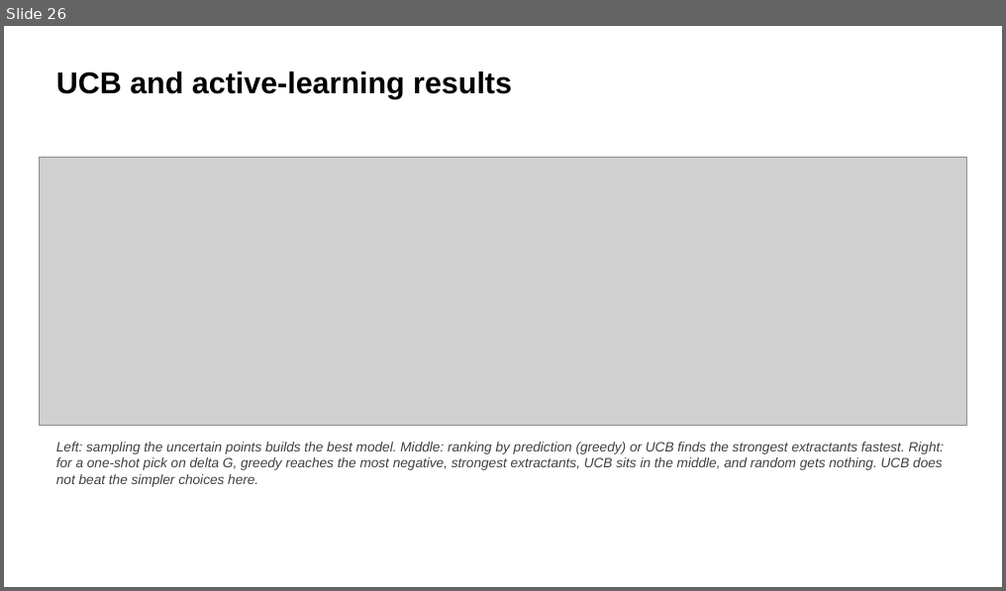
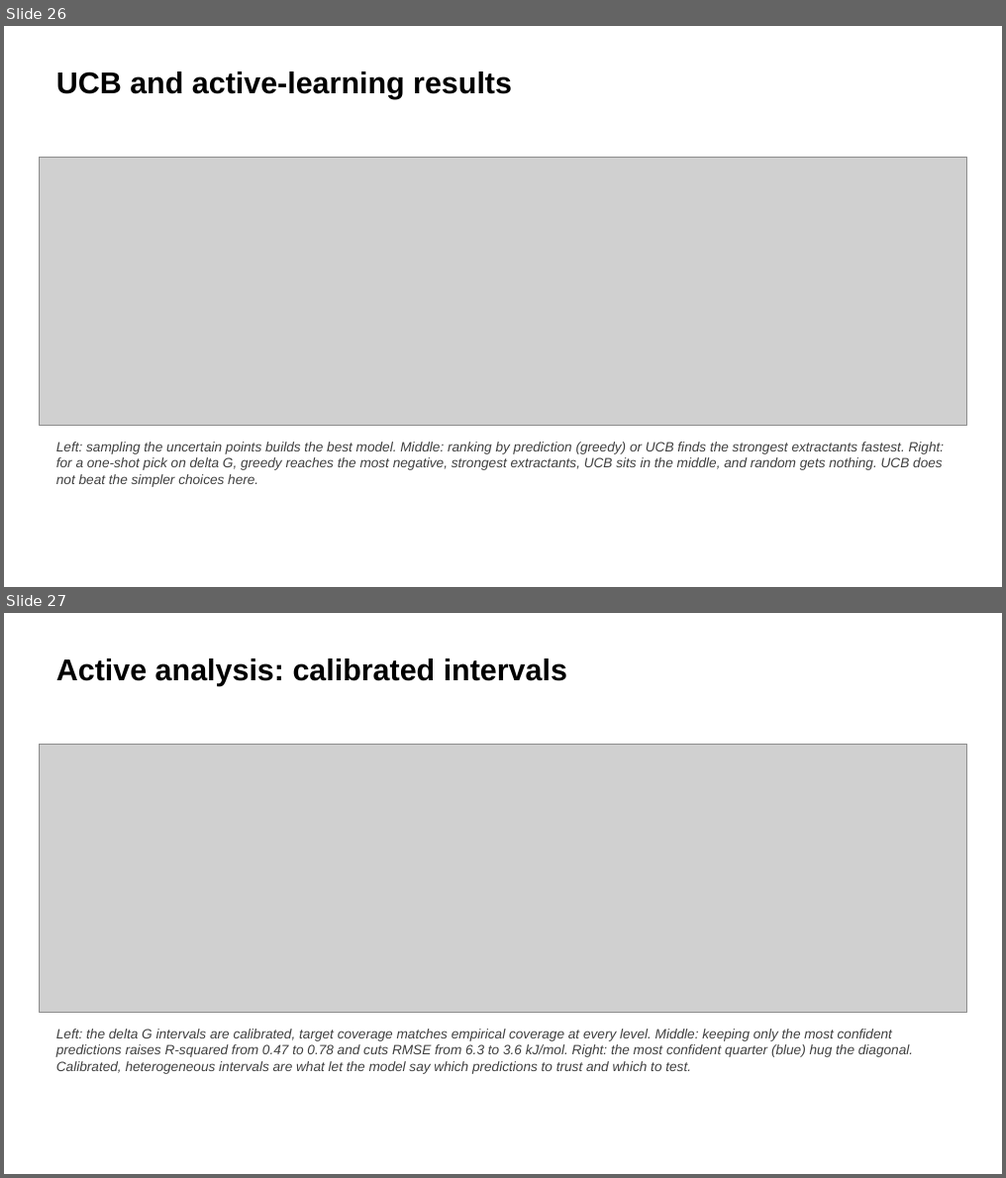
Before and after one commit to SkyEpstein/Machine-learning-to-separate-f-elements-2, a slide deck: docs/REE_Results_Slides_Final.pptx. Shown one above the other, each under a label of ours: slide 26 before the commit, slides 26 and 27 after it. The pictures are 1006x591 and 1006x1178 pixels, drawn with LibreOffice and Linux fonts; fonts in the diff are those of the drawing; grey boxes stand for pictures. Boxes give left, top, right and bottom in pixels: in the first picture for what was removed or moved away, otherwise in the second. Text is boxed around its words. In the diff, an @@ line names an element or a change of style, - is before the commit and + after.

```diff
--- a/docs/REE_Results_Slides_Final.pptx
+++ b/docs/REE_Results_Slides_Final.pptx
@@ slide 27 added at (4, 613, 1002, 1174), background #FFFFFF @@
@@ text added at (56, 659, 567, 686), 29 pt, text #000000, bold @@
+Active analysis: calibrated intervals
@@ picture added at (40, 744, 967, 1012) @@
@@ text added at (56, 1029, 913, 1074), 13 pt, text #404040, italic @@
+Left: the delta G intervals are calibrated, target coverage matches empirical coverage at every level. Middle: keeping only the most confident predictions raises R-squared from 0.47 to 0.78 and cuts RMSE from 6.3 to 3.6 kJ/mol. Right: the most confident quarter (blue) hug the diagonal. Calibrated, heterogeneous intervals are what let the model say which predictions to trust and which to test.
```
Also in this commit, not shown: 3 other files.
